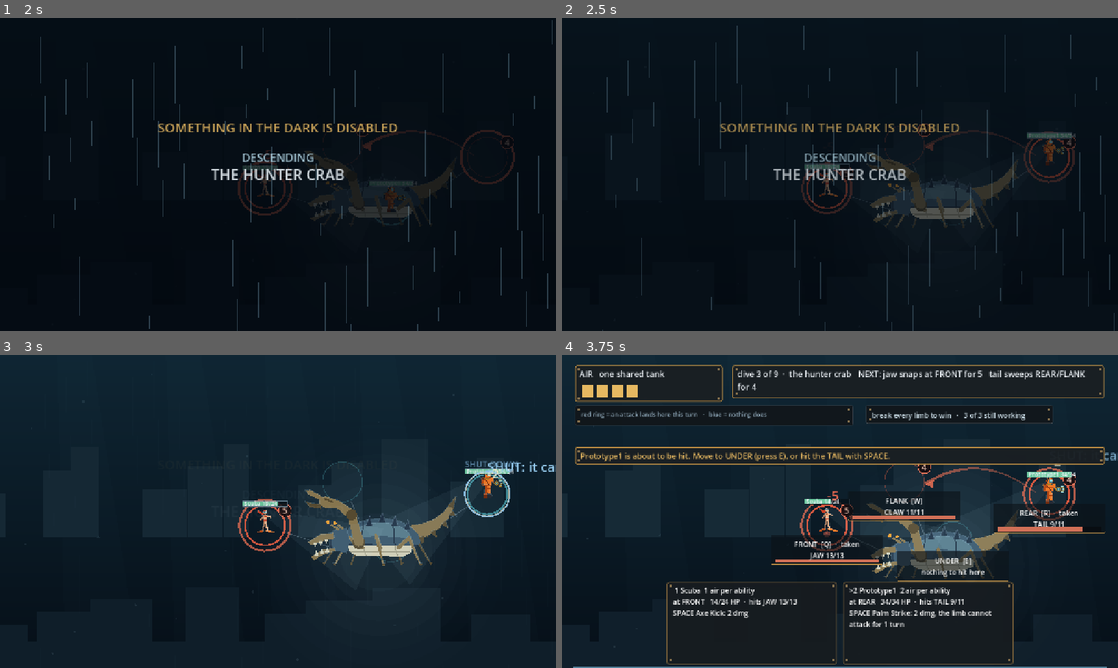
Above: before the commit, frames 1-4 (two rows, left to right).
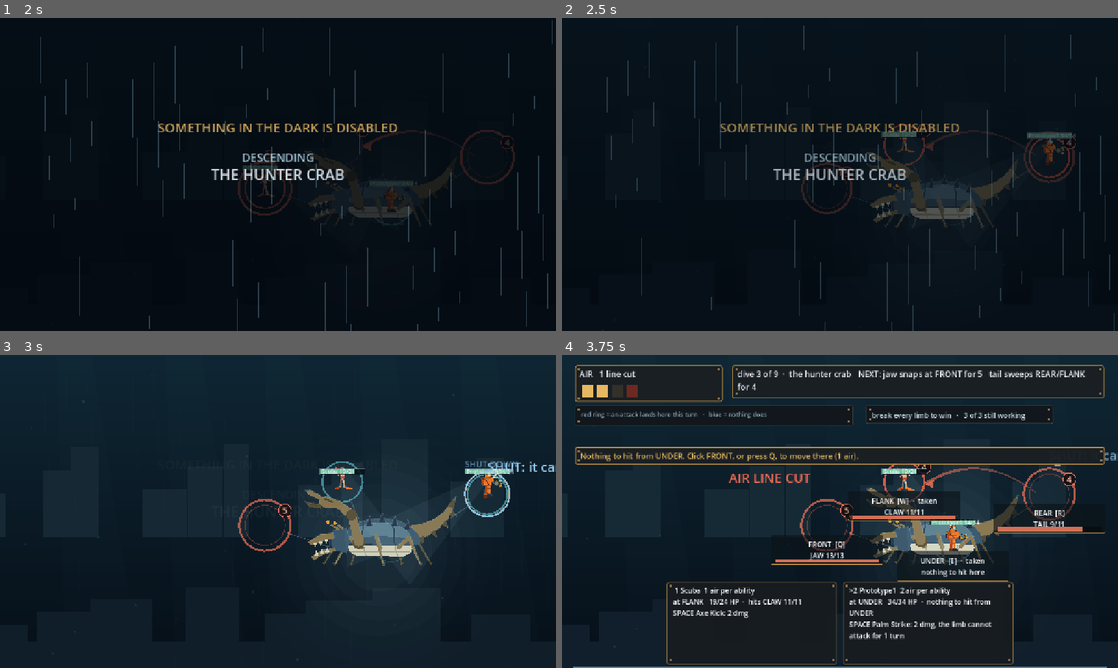
Above: after the commit, the same moments.

Repository: ImmortalDemonGod/salvage
Game: Godot game, scene res://game/main.tscn
The game is run twice, just before and just after one commit, with the same random seed, the same clock (stepped at 60 frames per second) and the same inputs.
Inputs (mouse positions are in pixels of both pictures, inside the frame that each line leads up to):
- Up to frame 1 (2 s): tap Enter at 0.5, 1.25 s; move the mouse to (400, 158) at 0.52 s; hold Right 0.53-1.25 s; tap R at 0.6 s; click (400, 158) at 0.67 s; tap Space at 0.77 s; drag from (166, 190) to (250, 237) at 1.27 s
- Up to frame 2 (2.5 s): move the mouse to (895, 105) at 2.02 s; hold Right from 2.03 s (still down); tap 2 at 2.1 s; tap R at 2.3 s
- Up to frame 3 (3 s): release Right at 2.75 s; drag from (250, 574) to (111, 464) at 2.77 s
- Up to frame 4 (3.75 s): tap Enter at 3.5 s; move the mouse to (1006, 558) at 3.52 s; hold Left from 3.53 s (still down); tap 4 at 3.6 s

Frame 1 is identical in both runs. In frame 2, 0.5% of the frame differs, in the area x 43-66%, y 34-61%; in frame 3, 0.6%; in frame 4, 7.1%, in the area x 3-93%, y 4-91%.

Commit message:
the arrows he reached for, and the engine's name off the front door
Two more from the transcript.

He tried the arrow keys before he found anything else, and they did
nothing. Left and right step along the open stations, up and down change
diver. A player who does not know the letters yet still knows the arrows.

And: when you open it up, it says the Godot game engine. The first thing
this says to a stranger should not be which engine built it. The boot
splash is off and the loading colour is the water.

Diff:
--- a/game/main.gd
+++ b/game/main.gd
@@ -1030,6 +1030,19 @@
 		KEY_T: player_move(Combat.BACKLINE)
 		KEY_SPACE: player_ability(0)
 		KEY_F: player_ability(1)
+		KEY_LEFT, KEY_RIGHT:
+			# step along the open stations, because a player who does not
+			# know the letters yet still knows the arrows
+			if combat != null:
+				var open: Array = combat.OPEN_STATIONS
+				var at: int = open.find(int(combat.divers[selected].station))
+				var step: int = -1 if k == KEY_LEFT else 1
+				if at >= 0:
+					player_move(int(open[posmod(at + step, open.size())]))
+		KEY_UP, KEY_DOWN:
+			if combat != null and combat.divers.size() > 1:
+				_select(posmod(selected + (1 if k == KEY_DOWN else -1), combat.divers.size()))
+				_refresh()
 		KEY_ENTER:
 			if combat == null:
 				run.advance(); combat = run.combat; selected = 0; _refresh()
--- a/project.godot
+++ b/project.godot
@@ -4,6 +4,9 @@
 config/name="SALVAGE"
 config/features=PackedStringArray("4.7")
 run/main_scene="res://game/main.tscn"
+boot_splash/show_image=false
+boot_splash/bg_color=Color(0.02, 0.05, 0.08, 1)
+config/icon="res://icon.svg"
 
 [display]
 
